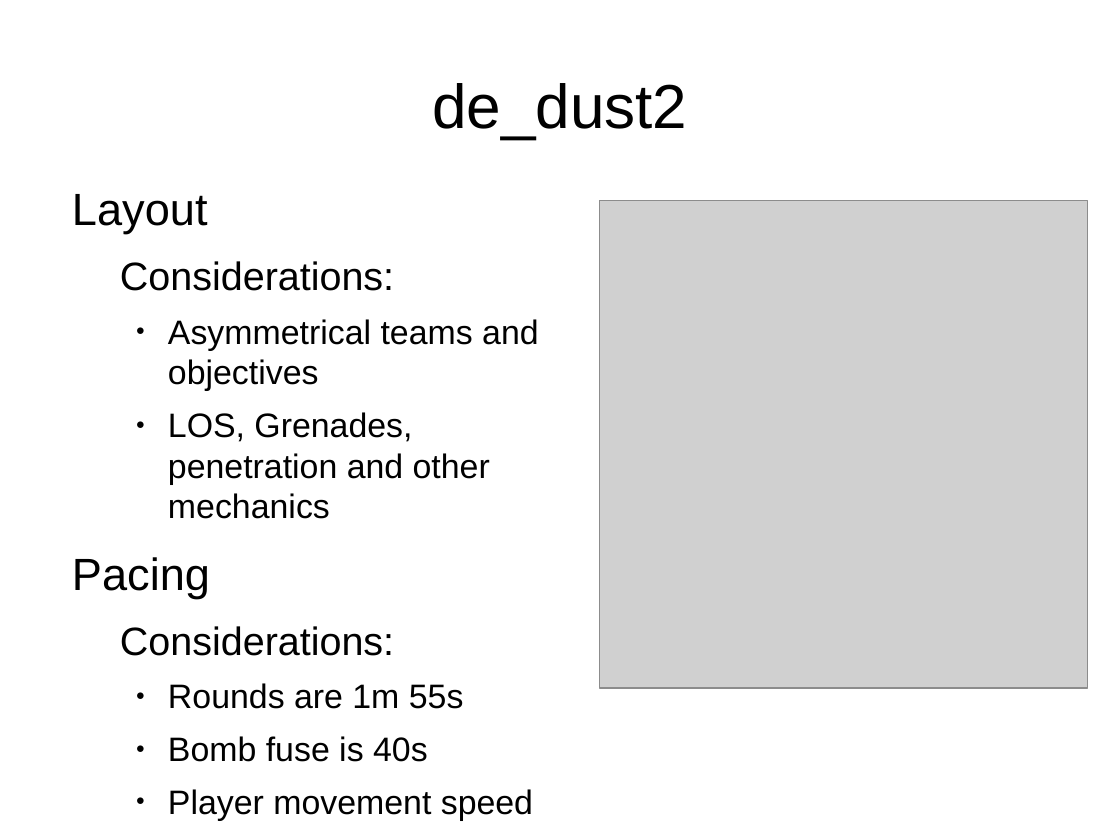
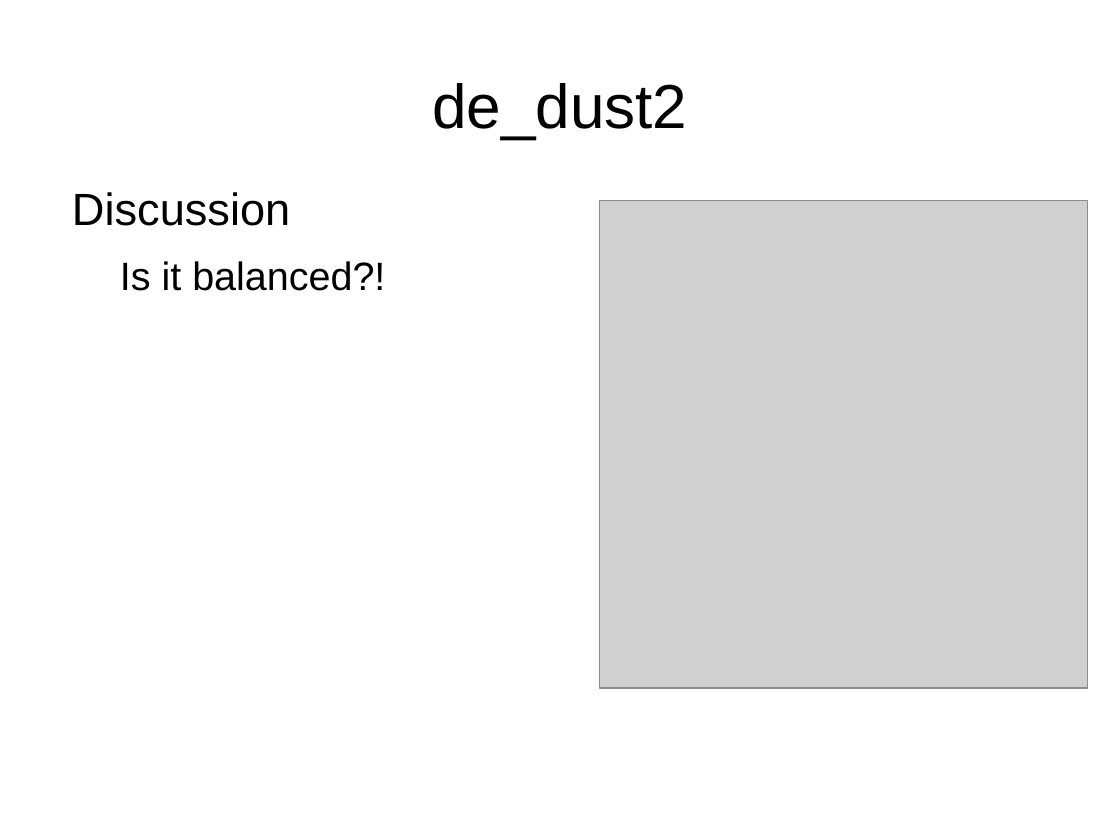
Before and after one commit to maxmurder/GA502-LevelDesignII, a slide deck: slide 6 of GA502-Session1.odp. Drawn at 1120x840 pixels with LibreOffice and Linux fonts; fonts in the diff are those of the drawing; grey boxes stand for pictures. Boxes give left, top, right and bottom in pixels: in the first picture for what was removed or moved away, otherwise in the second. Text is boxed around its words. In the diff, an @@ line names an element or a change of style, - is before the commit and + after.

```diff
--- a/GA502-Session1.odp
+++ b/GA502-Session1.odp
@@ text at (72,192,385,291): text changed; size 24 to 28 pt @@
-Layout
-  Considerations:
-    ● Asymmetrical teams and objectives
-    ● LOS, Grenades, penetration and other mechanics
-Pacing
-  Considerations:
-    ● Rounds are 1m 55s
-    ● Bomb fuse is 40s
-    ● Player movement speed
+Discussion
+  Is it balanced?!
```
Also in this commit, not shown: 2 other slides changed, 1 slide added, 2 other files.
